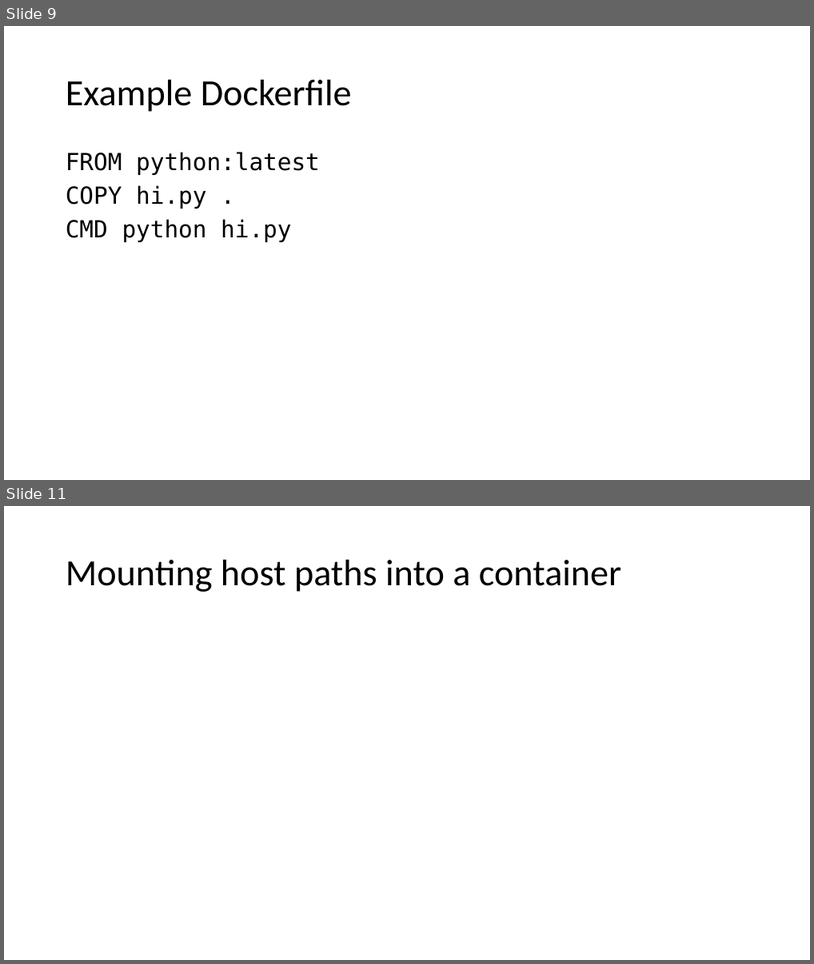
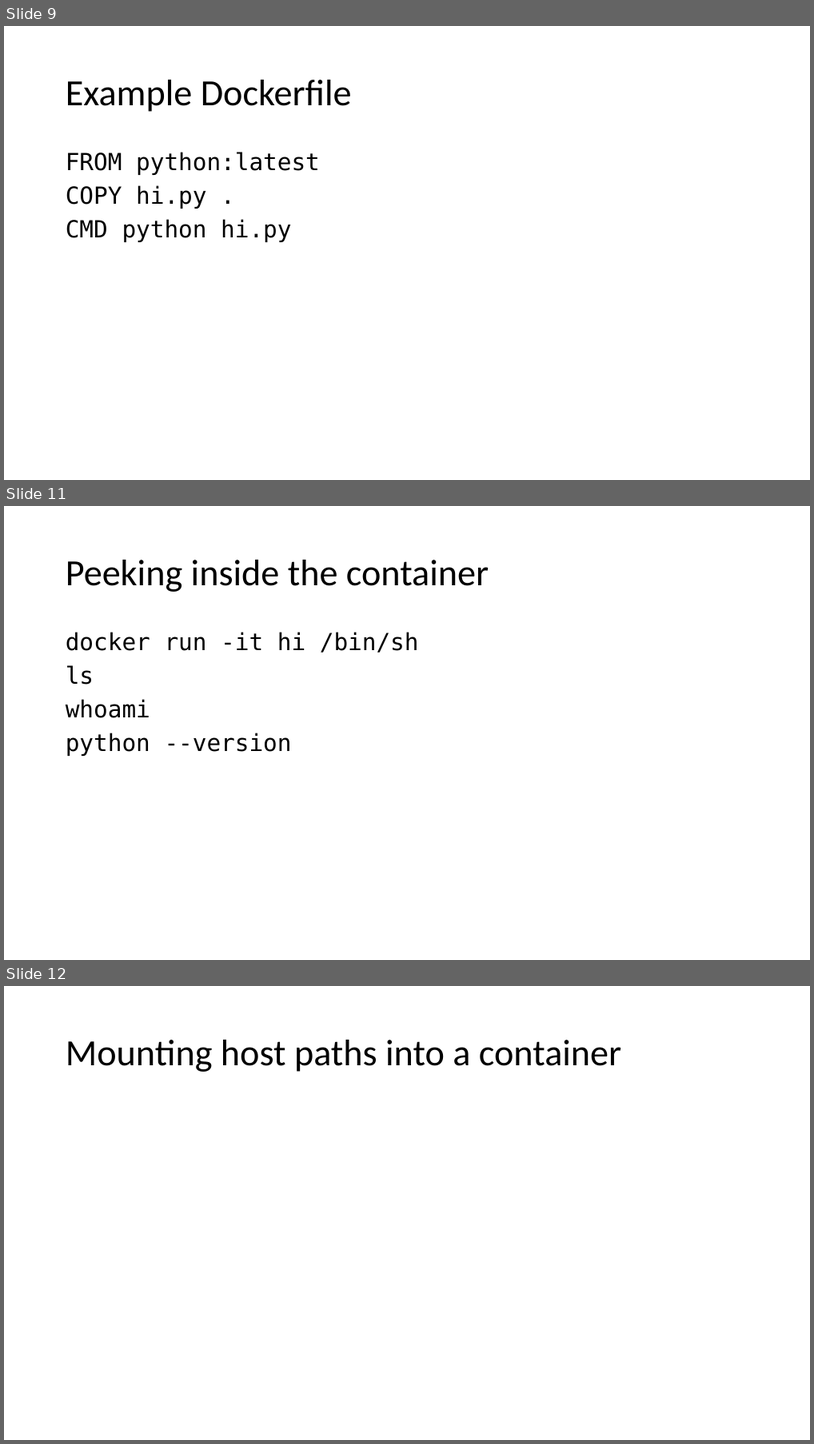
Before and after one commit to bassmandja/docker101, a slide deck: Docker 101.pptx. Shown one above the other, each under a label of ours: slides 9 and 11 before the commit, slides 9, 11 and 12 after it; the slides between them are not shown. The pictures are 814x964 and 814x1444 pixels, drawn with LibreOffice and Linux fonts; fonts in the diff are those of the drawing. Boxes give left, top, right and bottom in pixels: in the first picture for what was removed or moved away, otherwise in the second. Text is boxed around its words. In the diff, an @@ line names an element or a change of style, - is before the commit and + after.

```diff
--- a/Docker 101.pptx
+++ b/Docker 101.pptx
@@ slide 11 added at bbox=[4, 506, 810, 960], background #FFFFFF @@
@@ title added at bbox=[66, 560, 489, 592], 44 pt, text #000000 @@
+Peeking inside the container
@@ text added at bbox=[66, 632, 419, 756], 28 pt, text #000000 @@
+docker run -it hi /bin/sh
+ls
+whoami
+python --version
@@ what was slide 11 is now slide 12 @@
```
Also in this commit, not shown: 2 slides changed, 1 other slide added.
